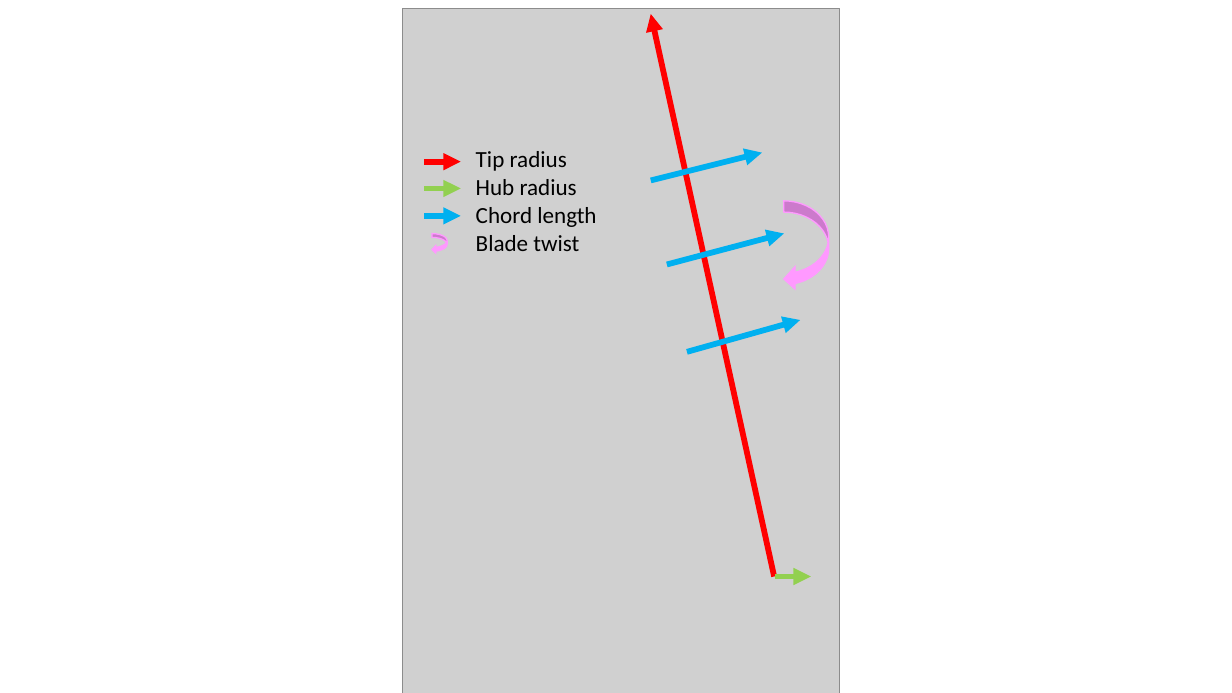
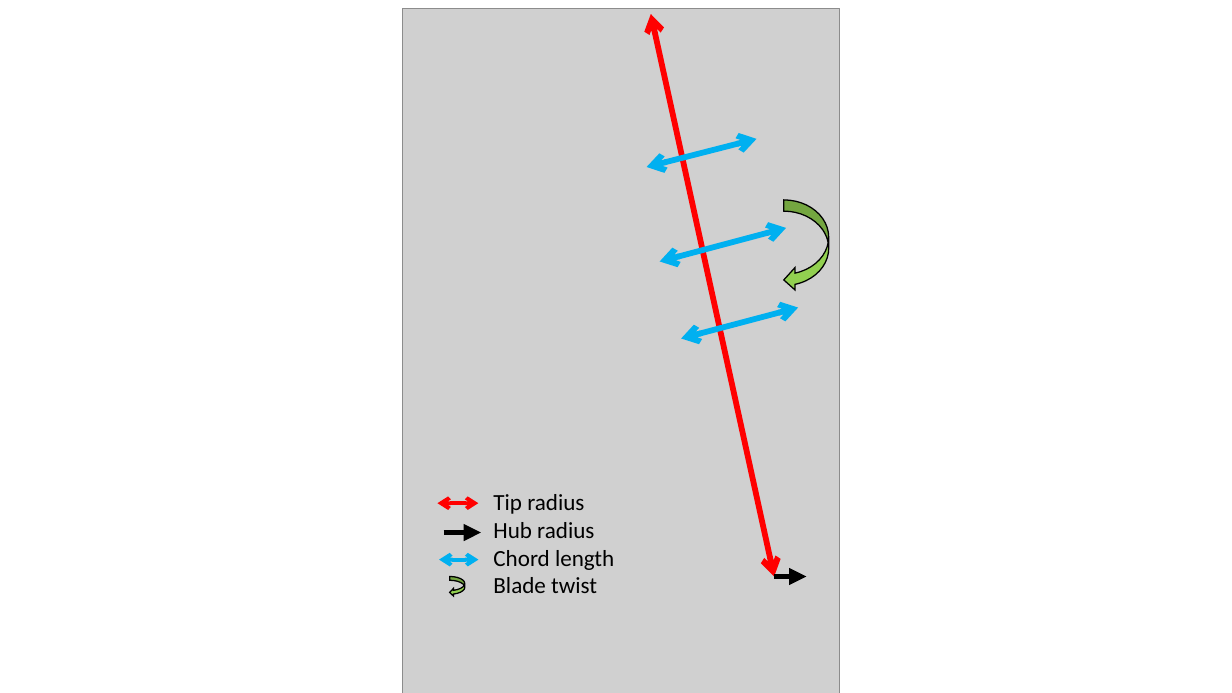
Before and after one commit to PaulineMauryL/PropellerProject, a slide deck: slide 2 of Report/parameters.pptx. Drawn at 1232x693 pixels with LibreOffice and Linux fonts; fonts in the diff are those of the drawing; grey boxes stand for pictures. Boxes give left, top, right and bottom in pixels: in the first picture for what was removed or moved away, otherwise in the second. Text is boxed around its words. In the diff, an @@ line names an element or a change of style, - is before the commit and + after.

```diff
--- a/Report/parameters.pptx
+++ b/Report/parameters.pptx
@@ arrow (775, 577) - (651, 14): arrow to double arrow @@
@@ arrow moved from (651, 180) - (762, 152) to (647, 167) - (757, 139) @@
@@ arrow (647, 167) - (757, 139): arrow to double arrow @@
@@ arrow removed from (424, 162) to (461, 162) @@
@@ arrow removed from (424, 189) to (461, 189) @@
@@ curved right arrow at box(784, 200, 829, 291): fill #FF99FF to #92D050; outline #FF99FF 1 pt to #000000 1 pt @@
@@ arrow removed from (424, 216) to (461, 216) @@
@@ arrow moved from (667, 264) - (784, 234) to (660, 262) - (787, 228) @@
@@ arrow (660, 262) - (787, 228): arrow to double arrow @@
@@ arrow moved from (687, 352) - (800, 320) to (681, 338) - (799, 308) @@
@@ arrow (681, 338) - (799, 308): arrow to double arrow @@
@@ double arrow added from (479, 504) to (437, 504), #FF0000 3 pt @@
@@ text "Tip radius": place and size @@
-text "Tip radius" at box(476, 151, 596, 251)
+text "Tip radius" at box(493, 494, 614, 593)
@@ arrow added from (444, 532) to (482, 532), #000000 4.5 pt @@
@@ double arrow added from (439, 560) to (479, 560), #00B0F0 3 pt @@
@@ curved right arrow: place and size @@
-curved right arrow at box(433, 234, 447, 253)
+curved right arrow at box(450, 577, 465, 596)
@@ curved right arrow at box(450, 577, 465, 596): fill #FF99FF to #92D050; outline #FF99FF 1 pt to #000000 1 pt @@
@@ arrow moved from (775, 577) - (811, 577) to (775, 577) - (807, 577) @@
@@ arrow (775, 577) - (807, 577): stroke #92D050 4.5 pt to #000000 4.5 pt @@
```
Also in this commit, not shown: 14 other files.
